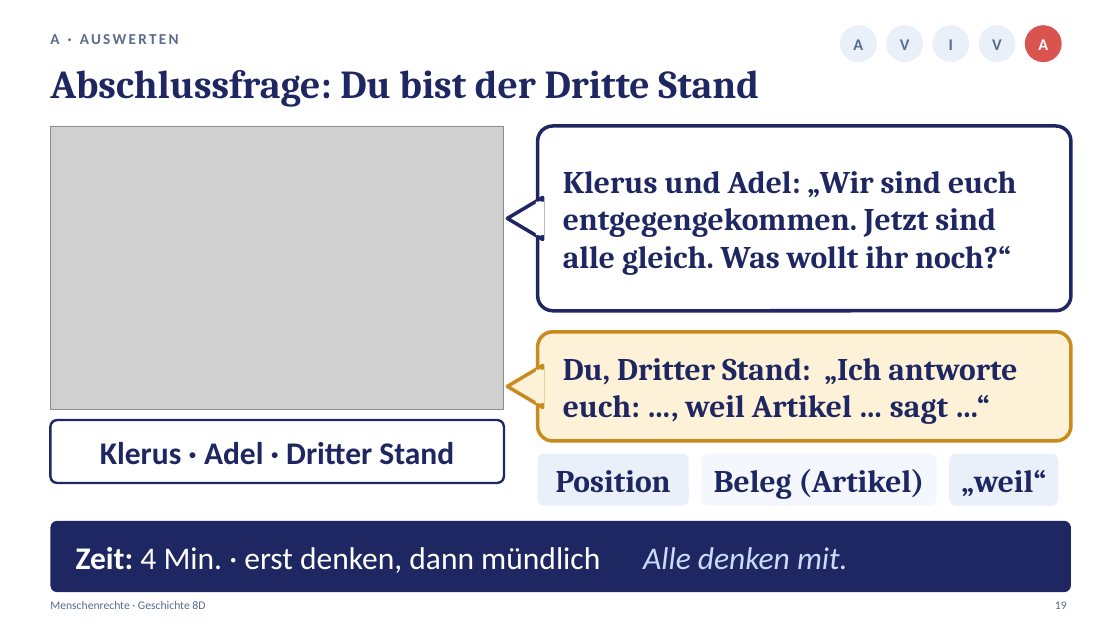
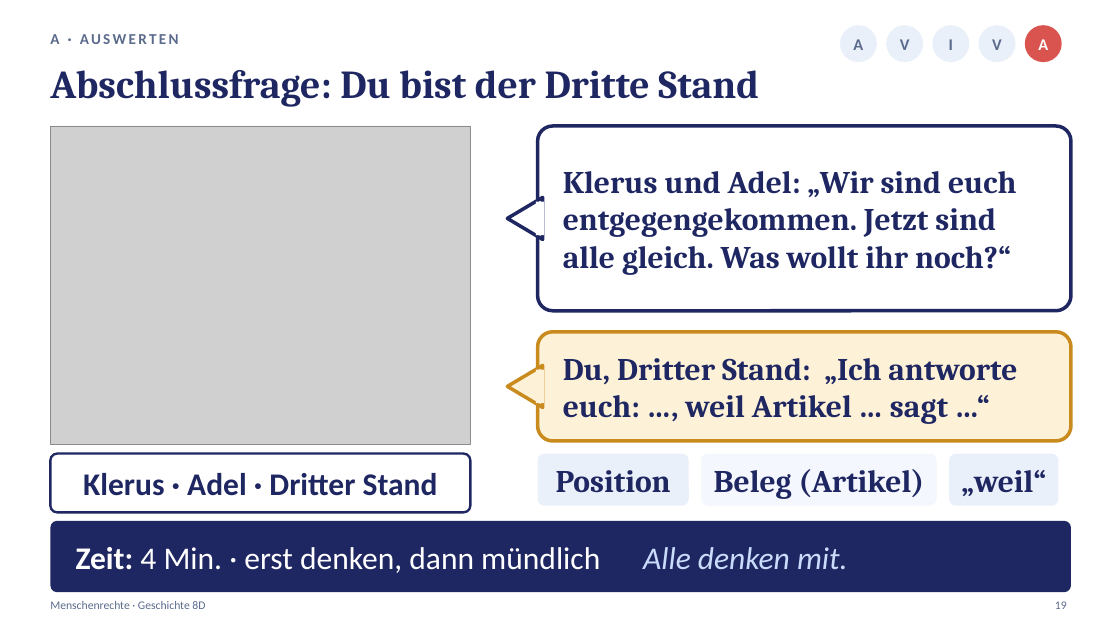
Before and after one commit to golzkonstantin-gif/Schule, a slide deck: slide 19 of Geschichte_8D/Stunde4_Menschenrechte/Praesentation_Stunde4_Menschenrechte_8D.pptx. Drawn at 1120x630 pixels with LibreOffice and Linux fonts; fonts in the diff are those of the drawing; grey boxes stand for pictures. Boxes give left, top, right and bottom in pixels: in the first picture for what was removed or moved away, otherwise in the second. Text is boxed around its words. In the diff, an @@ line names an element or a change of style, - is before the commit and + after.

```diff
--- a/Geschichte_8D/Stunde4_Menschenrechte/Praesentation_Stunde4_Menschenrechte_8D.pptx
+++ b/Geschichte_8D/Stunde4_Menschenrechte/Praesentation_Stunde4_Menschenrechte_8D.pptx
@@ picture: place and size @@
-picture at [50, 126, 504, 410]
+picture at [50, 126, 471, 444]
@@ text "Klerus · Adel · Dritter ...": place and size @@
-text "Klerus · Adel · Dritter ..." at [100, 442, 454, 465]
+text "Klerus · Adel · Dritter ..." at [83, 473, 438, 496]
@@ rounded rectangle: place and size @@
-rounded rectangle at [50, 420, 504, 483]
+rounded rectangle at [50, 454, 471, 513]
@@ rounded rectangle at [50, 454, 471, 513]: proportions changed @@
```
Also in this commit, not shown: 4 other slides changed, 8 other files.
